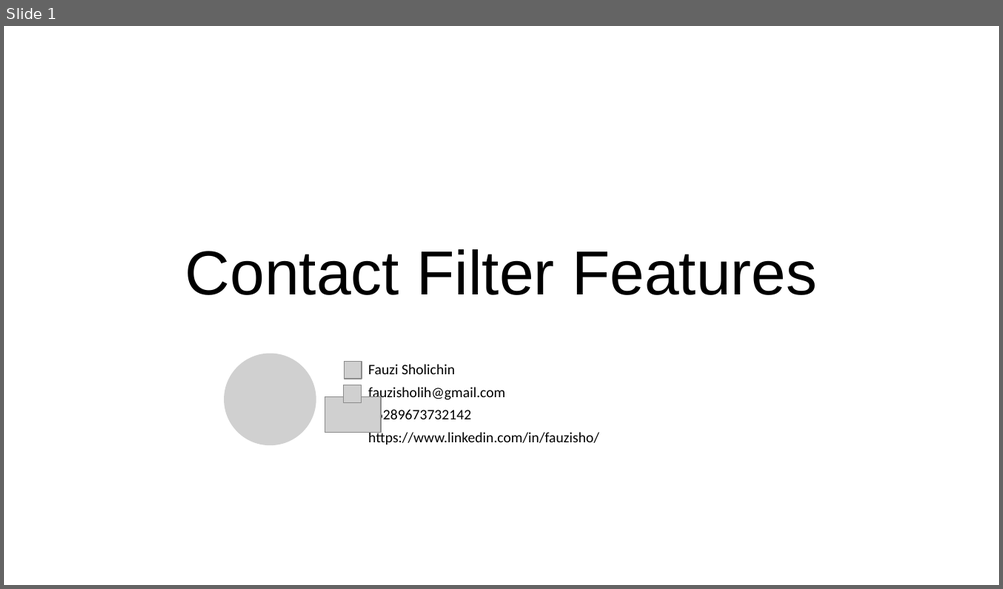
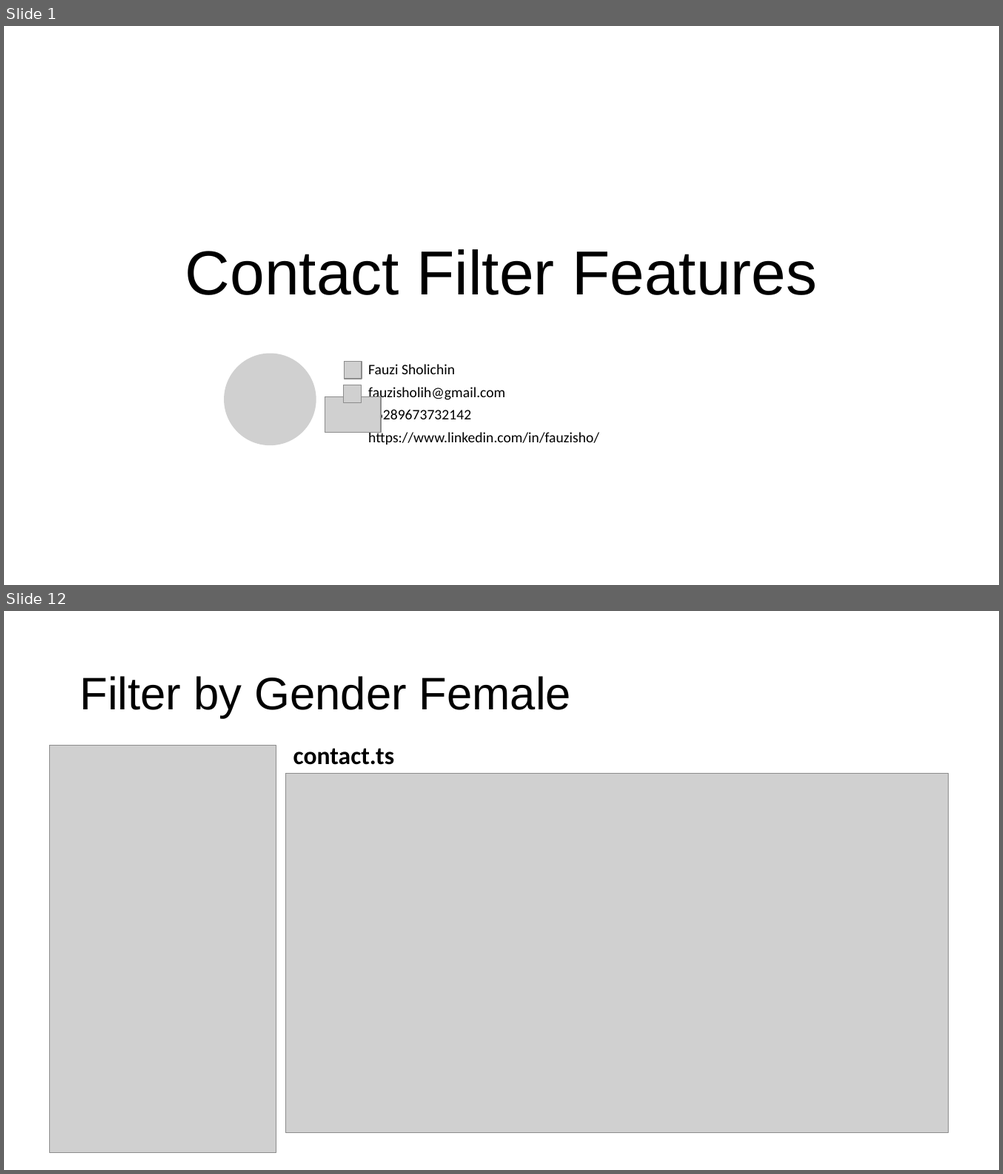
Before and after one commit to fauzisho/ionic-module-learning, a slide deck: 5. Local Data/Custom Contact Feature.pptx. Shown one above the other, each under a label of ours: slide 1 before the commit, slides 1 and 12 after it; the slides between them are not shown. The pictures are 1003x589 and 1003x1174 pixels, drawn with LibreOffice and Linux fonts; fonts in the diff are those of the drawing; grey boxes stand for pictures; background and template pictures are left out. Boxes give left, top, right and bottom in pixels: in the first picture for what was removed or moved away, otherwise in the second. Text is boxed around its words. In the diff, an @@ line names an element or a change of style, - is before the commit and + after.

Commit message:
add filter

```diff
--- a/5. Local Data/Custom Contact Feature.pptx
+++ b/5. Local Data/Custom Contact Feature.pptx
@@ slide 12 added at [4, 611, 999, 1170], background #FFFFFF @@
@@ title added at [79, 676, 571, 718], 44 pt, text #000000 @@
+Filter by Gender Female
@@ picture added at [50, 745, 276, 1153] @@
@@ text added at [293, 748, 394, 765], 24 pt, text #000000, bold @@
+contact.ts
@@ picture added at [286, 774, 948, 1133] @@
```
Also in this commit, not shown: 1 slide changed, 10 other slides added, 1 slide removed.
